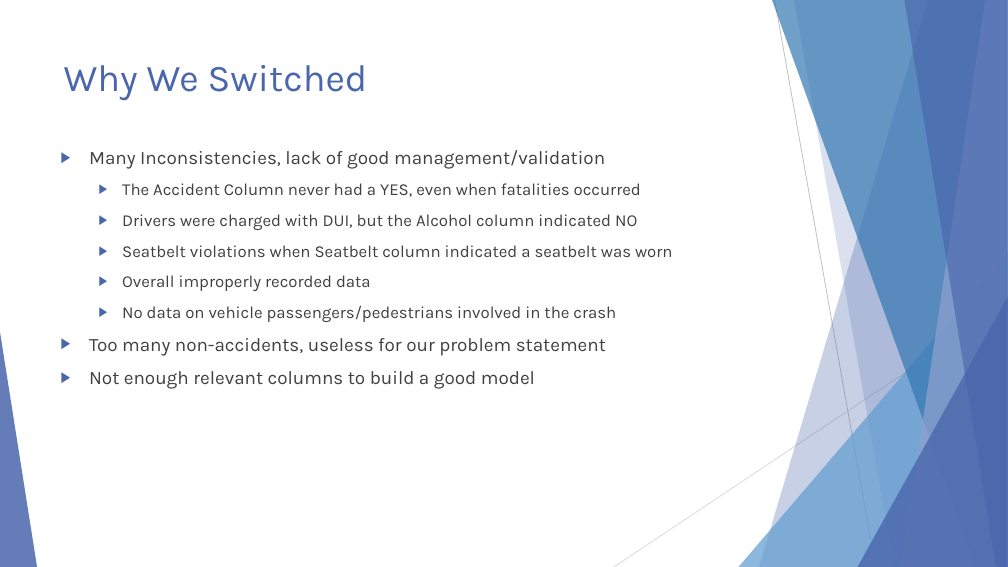
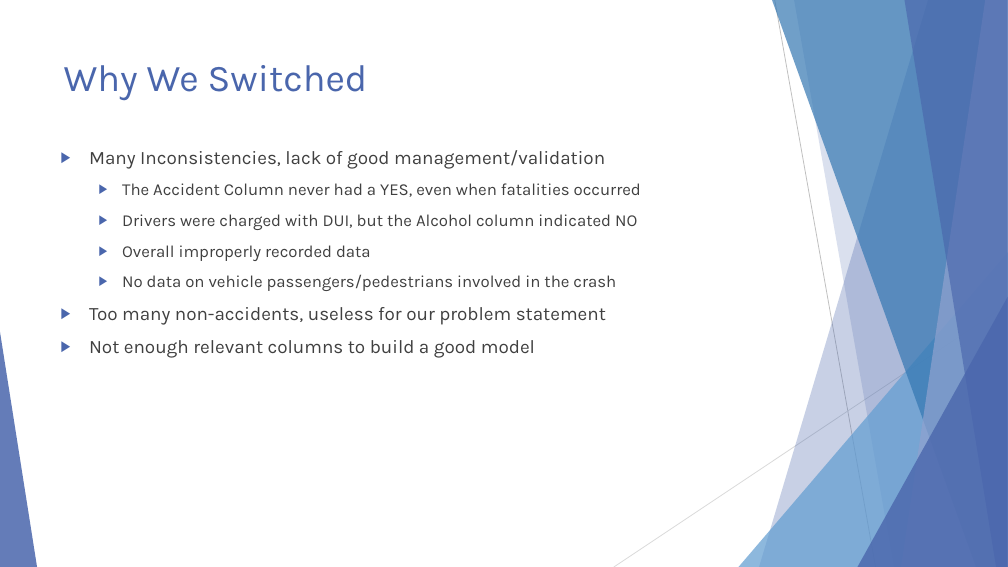
Before and after one commit to ndarwich/Crash-Analysis, a slide deck: slide 3 of Slides/An Investigation.pptx. Drawn at 1008x567 pixels with LibreOffice and Linux fonts; fonts in the diff are those of the drawing. Boxes give left, top, right and bottom in pixels: in the first picture for what was removed or moved away, otherwise in the second. Text is boxed around its words. In the diff, an @@ line names an element or a change of style, - is before the commit and + after.

```diff
--- a/Slides/An Investigation.pptx
+++ b/Slides/An Investigation.pptx
@@ text at bbox=[122, 245, 672, 257]: paragraph removed @@
-  ▶ Seatbelt violations when Seatbelt column indicated a seatbelt was worn
```
Also in this commit, not shown: 3 other slides changed.
